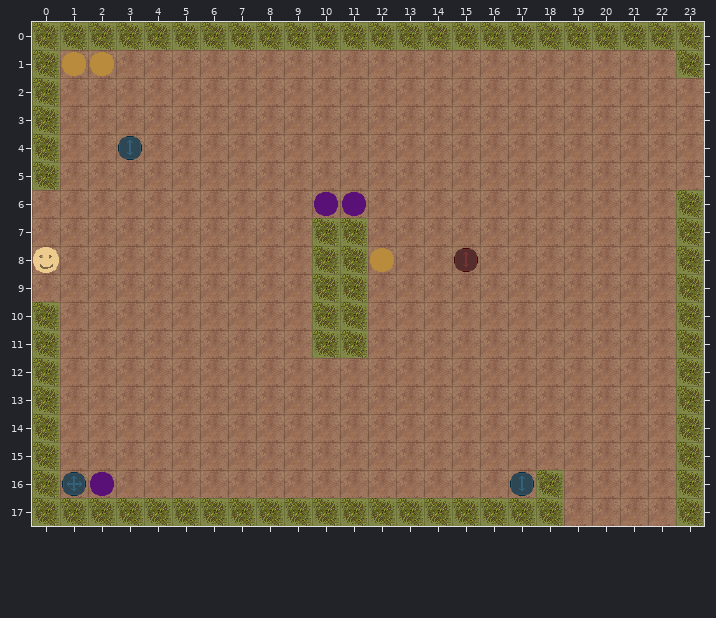
An edit to a level. Tiled map, android/assets/maps/mapWES-2.tmx. Above: the version before the commit.
Cells are 32x32 px. Shown: x 0..23, y 0..17.
The result:
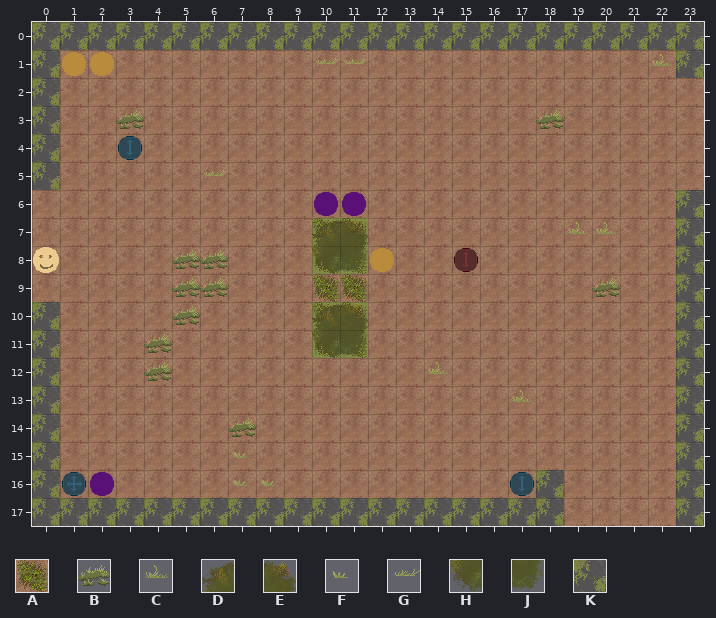
Key: from "tilset": A 16, B 20, C 21, D 22, E 23, F 24, G 25, H 26, J 27, K 32.
_ is an empty cell.
Tiles of an added or newly shown layer are drawn over the layers below it.
What changed:
Layer "deco" (added):
y 0: x 0..23 ________________________ -> KKKKKKKKKKKKKKKKKKKKKKKK
y 1: x 0 _ -> K; x 10..11 __ -> GG; x 22..23 __ -> CK
y 2: x 0 _ -> K
y 3: x 0 _ -> K; x 3 _ -> B; x 18 _ -> B
y 4: x 0 _ -> K
y 5: x 0 _ -> K; x 6 _ -> G
y 6: x 23 _ -> K
y 7: x 10..11 __ -> DE; x 19..20 __ -> CC; x 23 _ -> K
y 8: x 5..6 __ -> BB; x 10..11 __ -> HJ; x 23 _ -> K
y 9: x 5..6 __ -> BB; x 10..11 __ -> AA; x 20 _ -> B; x 23 _ -> K
y 10: x 0 _ -> K; x 5 _ -> B; x 10..11 __ -> DE; x 23 _ -> K
y 11: x 0 _ -> K; x 4 _ -> B; x 10..11 __ -> HJ; x 23 _ -> K
y 12: x 0 _ -> K; x 4 _ -> B; x 14 _ -> C; x 23 _ -> K
y 13: x 0 _ -> K; x 17 _ -> C; x 23 _ -> K
y 14: x 0 _ -> K; x 7 _ -> B; x 23 _ -> K
y 15: x 0 _ -> K; x 7 _ -> F; x 23 _ -> K
y 16: x 0 _ -> K; x 7..8 __ -> FF; x 18 _ -> K; x 23 _ -> K
y 17: x 0..18 ___________________ -> KKKKKKKKKKKKKKKKKKK; x 23 _ -> K
Pixel boxes of the changes (left, top, right, bottom) in both pictures:
added: (32, 22, 704, 190)
added: (676, 190, 704, 526)
added: (32, 218, 564, 526)
added: (568, 222, 617, 234)
added: (592, 278, 620, 297)
